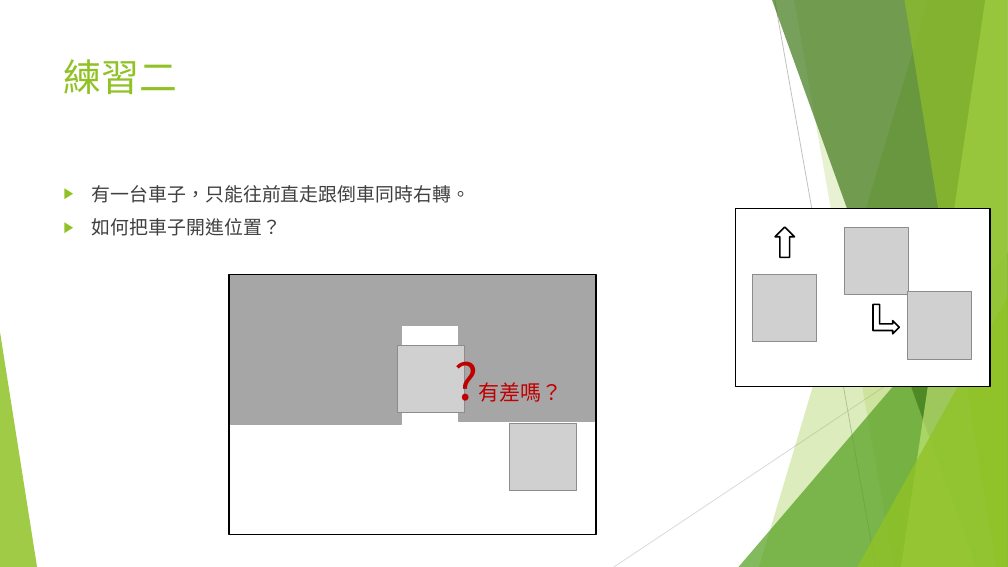
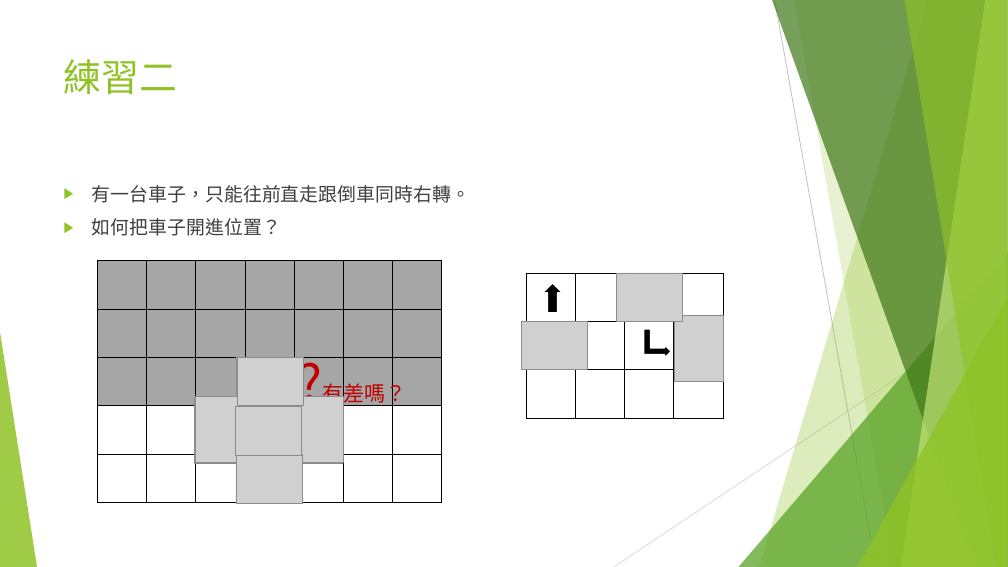
Before and after one commit to liulawsi/My_PPTs, a slide deck: slide 8 of LCC/Java/02再嚐Java Coffee_運算思維.pptx. Drawn at 1008x567 pixels with LibreOffice and Linux fonts; fonts in the diff are those of the drawing; grey boxes stand for pictures; background and template pictures are left out. Boxes give left, top, right and bottom in pixels: in the first picture for what was removed or moved away, otherwise in the second. Text is boxed around its words. In the diff, an @@ line names an element or a change of style, - is before the commit and + after.

```diff
--- a/LCC/Java/02再嚐Java Coffee_運算思維.pptx
+++ b/LCC/Java/02再嚐Java Coffee_運算思維.pptx
@@ rectangle removed at box(736, 209, 990, 387) @@
@@ up arrow removed at box(775, 227, 795, 257) @@
@@ table added at box(98, 261, 442, 503), 5 rows, 7 columns @@
+ |  |  |  |  |  | 
+ |  |  |  |  |  | 
+ |  |  |  |  |  | 
+ |  |  |  |  |  | 
+ |  |  |  |  |  | 
@@ group removed at box(229, 274, 596, 535): 4 rectangles @@
@@ table added at box(526, 273, 723, 418), 3 rows, 4 columns @@
+ |  |  | 
+ |  |  | 
+ |  |  | 
@@ up arrow added at box(542, 283, 563, 313), fill #000000, outline #FFFFFF 1.5 pt @@
@@ picture: place and size @@
-picture at box(753, 274, 817, 342)
+picture at box(617, 273, 682, 322)
@@ picture at box(522, 321, 588, 369): rotation 0 to 90 degrees @@
@@ bent up arrow added at box(644, 329, 671, 358), fill #000000, outline #FFFFFF 1.5 pt @@
@@ picture: place and size @@
-picture at box(907, 292, 972, 359)
+picture at box(675, 316, 723, 382)
@@ bent up arrow removed at box(873, 305, 900, 334) @@
@@ picture: place and size @@
-picture at box(398, 345, 465, 412)
+picture at box(236, 358, 303, 406)
@@ picture added at box(236, 357, 302, 406) @@
@@ picture added at box(237, 357, 303, 406) @@
@@ text "?有差嗎？" rewrapped from box(478, 382, 562, 402) to box(322, 380, 406, 406) @@
@@ picture added at box(194, 398, 243, 464) @@
@@ picture added at box(196, 397, 244, 463) @@
@@ picture added at box(236, 407, 302, 456) @@
@@ picture added at box(236, 406, 301, 455) @@
@@ picture added at box(245, 399, 293, 464) @@
@@ picture added at box(246, 398, 294, 464) @@
@@ picture at box(294, 398, 343, 464): rotation 90 to 0 degrees @@
@@ picture added at box(295, 397, 343, 463) @@
@@ picture added at box(236, 455, 302, 503) @@
@@ picture added at box(236, 455, 302, 503) @@
```
Also in this commit, not shown: 4 other slides changed, 15 other files.
